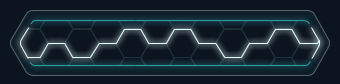
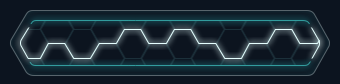
Layered file, before and after one edit (340 × 84). Changes by layer:
painted on "line" over [left=28, top=43, right=250, bottom=59]
removed group "grid" (83 layers) over [left=25, top=21, right=319, bottom=65]
removed layer "Polygone 1 copie 10" (1st of 4, in "grid") from group "grid" over [left=39, top=21, right=74, bottom=44]
removed layer "Polygone 1 copie 9" (2nd of 4, in "grid") from group "grid" over [left=39, top=43, right=74, bottom=65]
removed layer "Polygone 1 copie 8" (1st of 4, in "grid") from group "grid" over [left=241, top=21, right=276, bottom=43]
removed layer "Polygone 1 copie 7" (7th of 8, in "grid") from group "grid" over [left=266, top=28, right=301, bottom=58]
removed layer "Polygone 1 copie 5" (2nd of 4, in "grid") from group "grid" over [left=140, top=43, right=175, bottom=65]
removed layer "Polygone 1 copie 6" (1st of 4, in "grid") from group "grid" over [left=190, top=43, right=225, bottom=65]
removed layer "Polygone 1 copie 6" (2nd of 4, in "grid") from group "grid" over [left=190, top=21, right=225, bottom=44]
removed layer "Polygone 1 copie 6" (3rd of 4, in "grid") from group "grid" over [left=165, top=28, right=200, bottom=58]
removed layer "Polygone 1 copie 6" (4th of 4, in "grid") from group "grid" over [left=215, top=28, right=250, bottom=58]
removed layer "Polygone 1 copie 4" (1st of 4, in "grid") from group "grid" over [left=140, top=21, right=175, bottom=44]
removed layer "Polygone 1 copie 3" from group "grid" over [left=90, top=43, right=125, bottom=65]
removed layer "Polygone 1 copie 2" from group "grid" over [left=90, top=21, right=125, bottom=44]
removed layer "Polygone 1 copie" from group "grid" over [left=64, top=28, right=99, bottom=58]
removed layer "Polygone 1" from group "grid" over [left=115, top=28, right=150, bottom=58]
added layer "grid" above "glow" over [left=26, top=21, right=319, bottom=65]
…and 17 more changes (17 removed)
